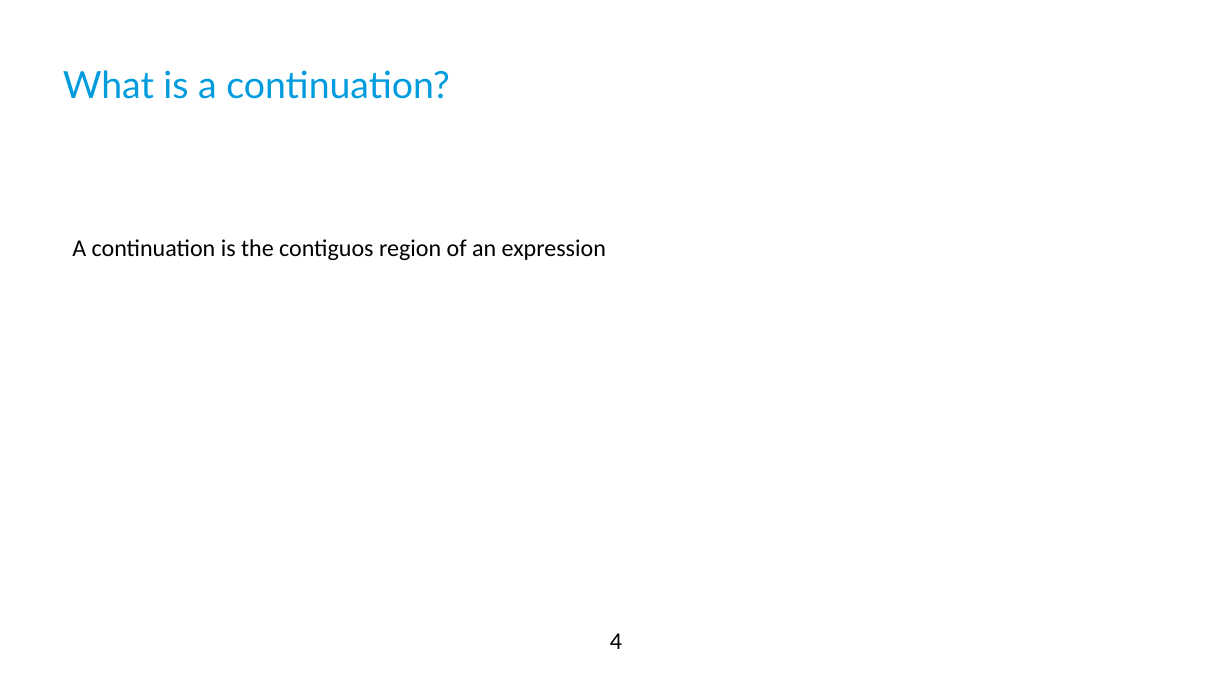
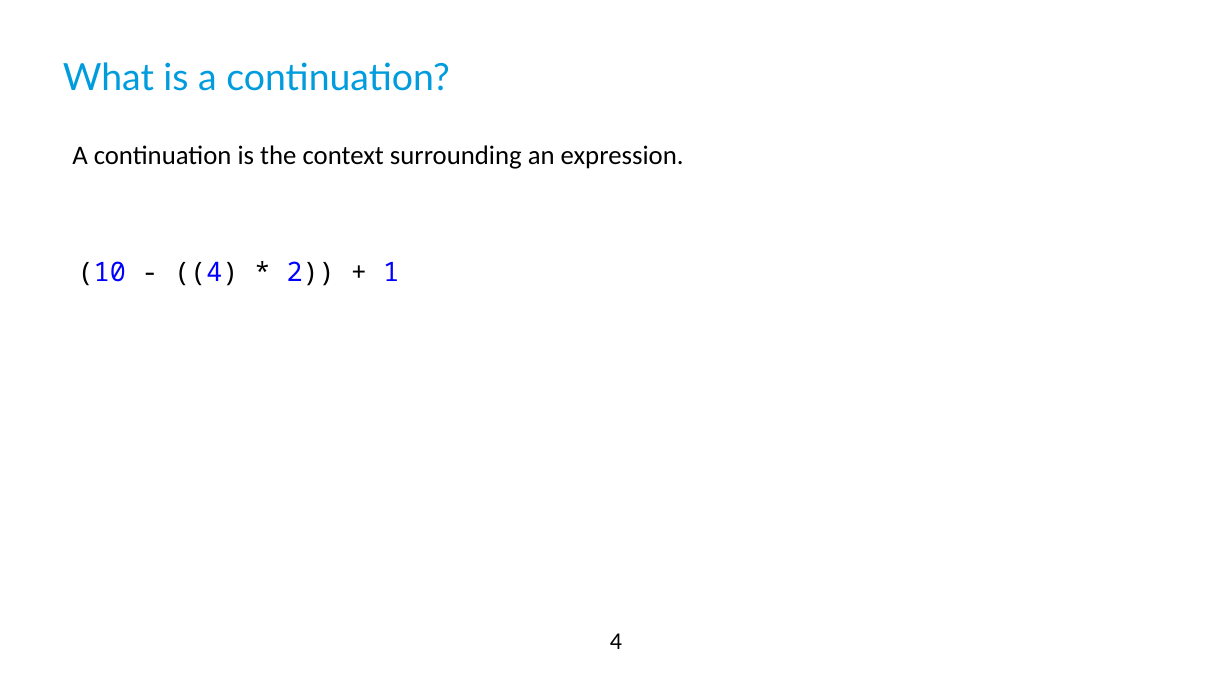
Before and after one commit to qqupp/continuations-playground, a slide deck: slide 4 of docs/diy-continuations.pptx. Drawn at 1232x693 pixels with LibreOffice and Linux fonts; fonts in the diff are those of the drawing; background and template pictures are left out. Boxes give left, top, right and bottom in pixels: in the first picture for what was removed or moved away, otherwise in the second. Text is boxed around its words. In the diff, an @@ line names an element or a change of style, - is before the commit and + after.

```diff
--- a/docs/diy-continuations.pptx
+++ b/docs/diy-continuations.pptx
@@ title "What is a continuation?" moved from (x1=63, y1=70, x2=449, y2=99) to (x1=63, y1=62, x2=449, y2=91) @@
@@ text at (x1=72, y1=145, x2=684, y2=169): text changed; size 18 to 20 pt @@
-A continuation is the contiguos region of an expression
+A continuation is the context surrounding an expression.
@@ text added at (x1=78, y1=261, x2=399, y2=286), 20 pt, text #000000 @@
+(10 - ((4) * 2)) + 1
```
Also in this commit, not shown: 6 slides added, 4 other files.
